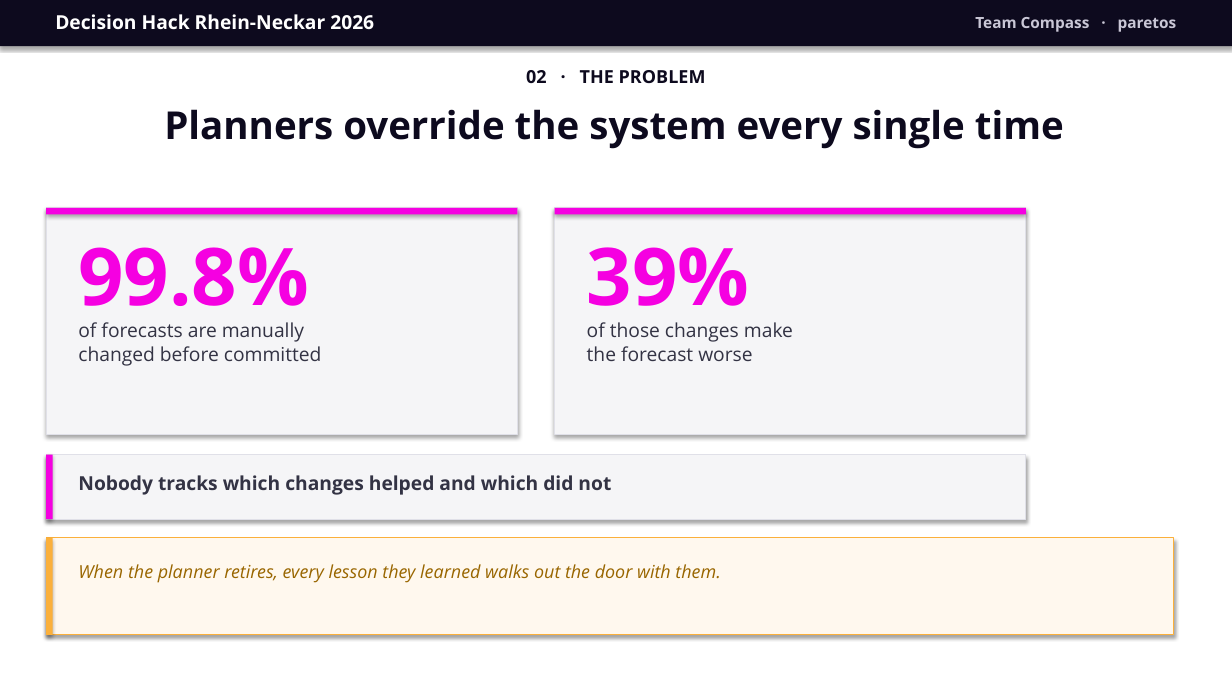
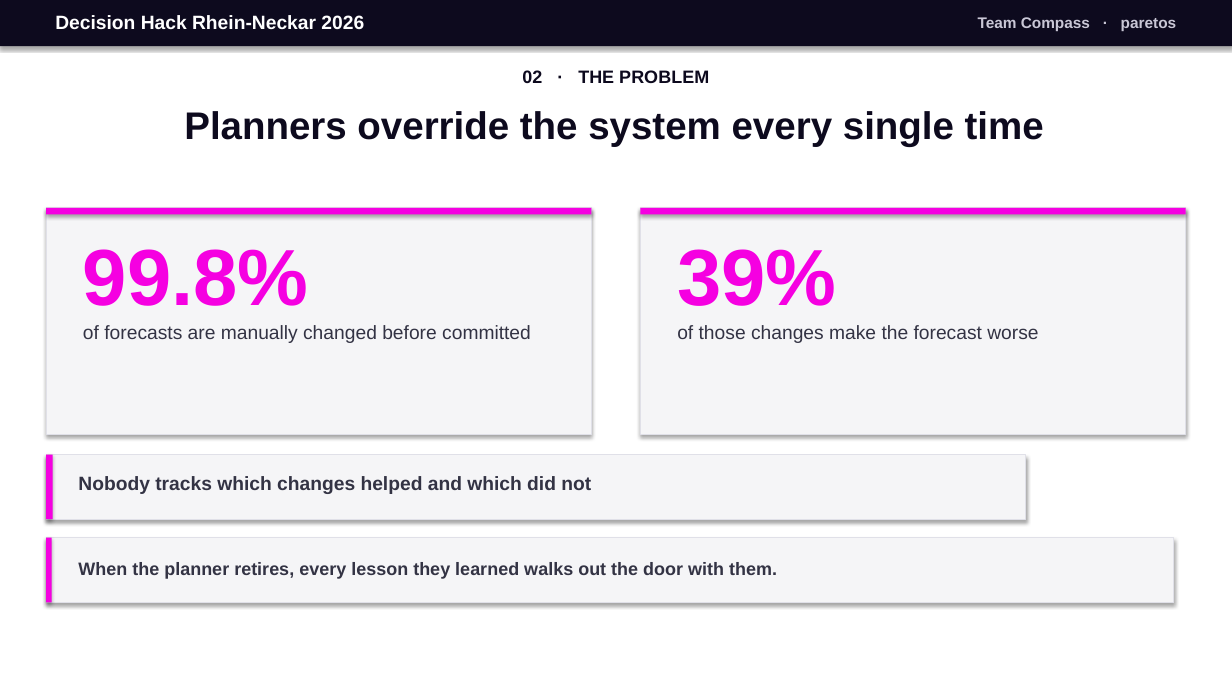
Before and after one commit to Manasi200801/Par-agents, a slide deck: slide 3 of compass-pitch-jig.pptx. Drawn at 1232x693 pixels with LibreOffice and Linux fonts; fonts in the diff are those of the drawing. Boxes give left, top, right and bottom in pixels: in the first picture for what was removed or moved away, otherwise in the second. Text is boxed around its words. In the diff, an @@ line names an element or a change of style, - is before the commit and + after.

Commit message:
Update Jig's pitch deck slides

```diff
--- a/compass-pitch-jig.pptx
+++ b/compass-pitch-jig.pptx
@@ rectangle: place and size @@
-rectangle at <box>46,208,518,434</box>
+rectangle at <box>46,208,592,434</box>
@@ rectangle: place and size @@
-rectangle at <box>46,208,518,214</box>
+rectangle at <box>46,208,592,214</box>
@@ rectangle: place and size @@
-rectangle at <box>555,208,1026,434</box>
+rectangle at <box>640,208,1186,434</box>
@@ rectangle: place and size @@
-rectangle at <box>555,208,1026,214</box>
+rectangle at <box>640,208,1186,214</box>
@@ text "39%": place and size @@
-text "39%" at <box>587,247,749,326</box>
+text "39%" at <box>677,249,836,306</box>
@@ font Open Sans to Arial in 9 elements at <box>55,15,364,30</box>, <box>978,17,1177,31</box>, <box>522,70,709,83</box>, <box>184,111,1044,146</box>, <box>78,476,591,494</box>, <box>83,249,309,306</box>, <box>83,325,531,343</box>, <box>677,249,836,306</box>, <box>677,325,1038,343</box> @@
@@ text "of those changes make the ...": place and size @@
-text "of those changes make the ..." at <box>587,322,793,361</box>
+text "of those changes make the ..." at <box>677,325,1038,343</box>
@@ rectangle: place and size @@
-rectangle at <box>46,538,1174,635</box>
+rectangle at <box>46,538,1174,603</box>
@@ rectangle at <box>46,538,1174,603</box>: fill #FFF8EE to #F5F5F7; outline #FBB03B 0.75 pt to #E0E0E8 0.75 pt @@
@@ rectangle: place and size @@
-rectangle at <box>46,538,53,635</box>
+rectangle at <box>46,538,52,603</box>
@@ rectangle at <box>46,538,52,603</box>: fill #FBB03B to #F500E1 @@
@@ text "When the planner retires, every ..." at <box>78,562,777,579</box>: font Open Sans to Arial, text colour #996600 to #333344, bold on, italic off @@
```
Also in this commit, not shown: 6 other slides changed.
